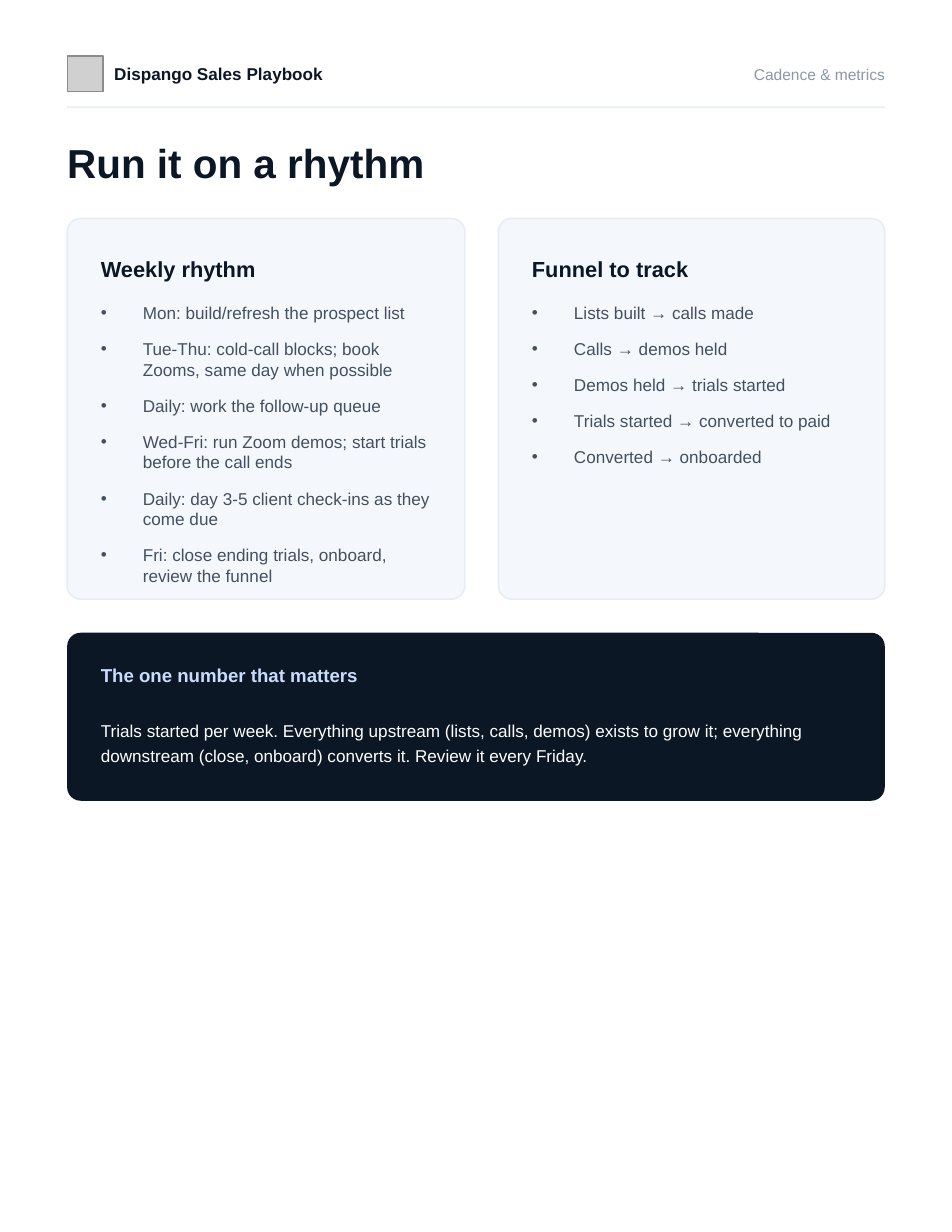
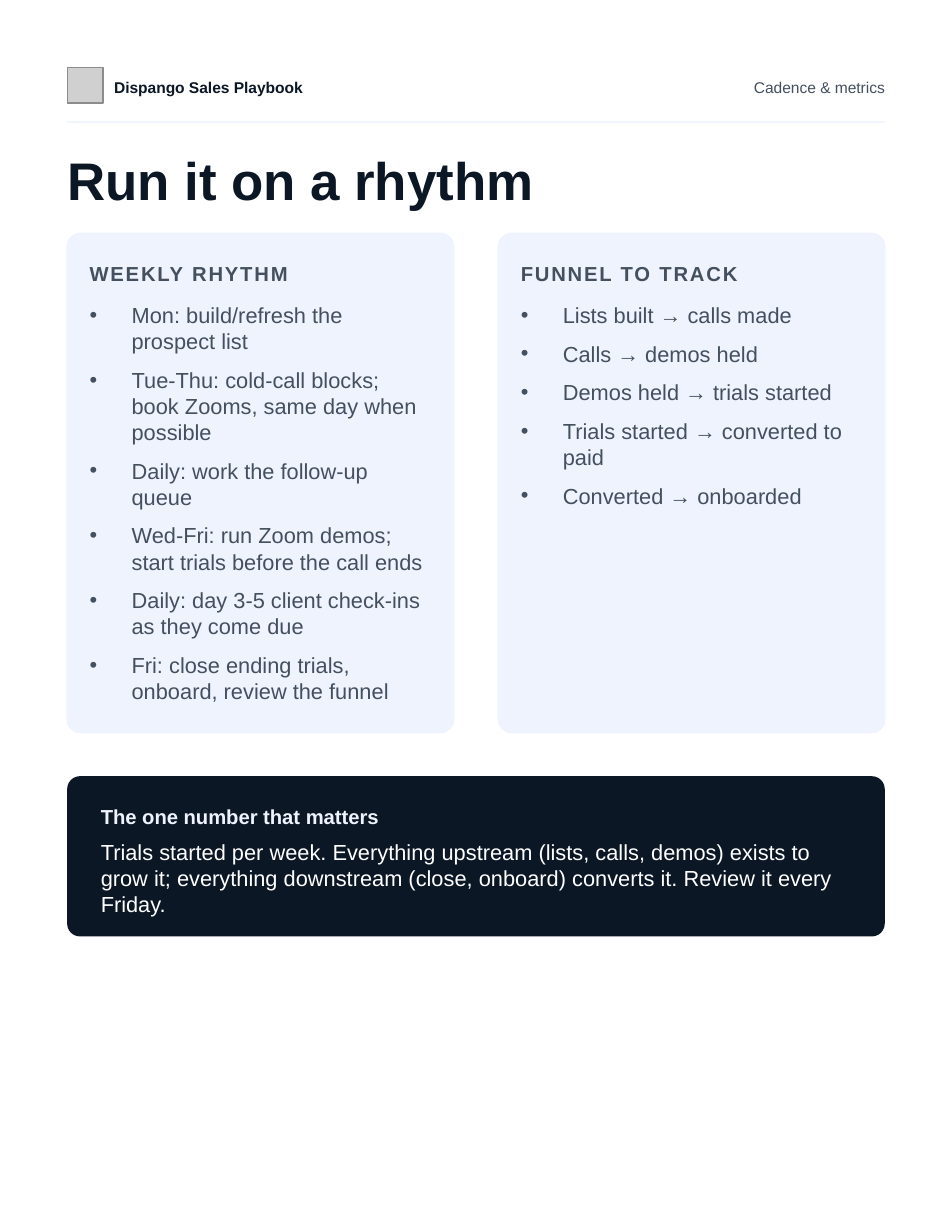
Before and after one commit to miguelangelsegura/mj-locksmith-webhook, a slide deck: slide 9 of sales/Dispango-sales-playbook.pptx. Drawn at 952x1232 pixels with LibreOffice and Linux fonts; fonts in the diff are those of the drawing; grey boxes stand for pictures. Boxes give left, top, right and bottom in pixels: in the first picture for what was removed or moved away, otherwise in the second. Text is boxed around its words. In the diff, an @@ line names an element or a change of style, - is before the commit and + after.

```diff
--- a/sales/Dispango-sales-playbook.pptx
+++ b/sales/Dispango-sales-playbook.pptx
@@ picture: place and size @@
-picture at bbox=[67, 56, 103, 92]
+picture at bbox=[67, 67, 103, 103]
@@ text "Dispango Sales Playbook" at bbox=[114, 81, 303, 96]: size 11 to 10 pt @@
@@ text "Cadence & metrics" at bbox=[754, 81, 885, 93]: text colour #8A97A8 to #44505F @@
@@ 2 texts, 1 rectangle: place and size @@
-2 texts, 1 rectangle at bbox=[67, 67, 885, 108]
+2 texts, 1 rectangle at bbox=[67, 81, 885, 122]
@@ text "Run it on a rhythm": place and size @@
-text "Run it on a rhythm" at bbox=[67, 148, 424, 186]
+text "Run it on a rhythm" at bbox=[67, 161, 533, 210]
@@ text "Run it on a rhythm" at bbox=[67, 161, 533, 210]: size 26 to 34 pt @@
@@ rectangle at bbox=[67, 121, 885, 122]: fill #E7EDF6 to #EEF3FE @@
@@ rounded rectangle at bbox=[67, 233, 454, 732]: fill #F4F8FD to #EEF3FE; outline #E7EDF6 1 pt to #EEF3FE 1 pt @@
@@ rounded rectangle: place and size @@
-rounded rectangle at bbox=[67, 218, 465, 599]
+rounded rectangle at bbox=[67, 233, 454, 732]
@@ rounded rectangle: place and size @@
-rounded rectangle at bbox=[498, 218, 885, 599]
+rounded rectangle at bbox=[498, 233, 885, 732]
@@ rounded rectangle at bbox=[498, 233, 885, 732]: fill #F4F8FD to #EEF3FE; outline #E7EDF6 1 pt to #EEF3FE 1 pt @@
@@ text at bbox=[90, 267, 288, 281]: text changed; size 14 to 13 pt; text colour #0C1726 to #44505F @@
-Weekly rhythm
+WEEKLY RHYTHM
@@ text at bbox=[521, 267, 737, 281]: text changed; size 14 to 13 pt; text colour #0C1726 to #44505F @@
-Funnel to track
+FUNNEL TO TRACK
@@ text "Mon: build/refresh the prospect list" at bbox=[132, 307, 422, 702]: size 11 to 14 pt; line spacing 1 to 16.8pt; less space between paragraphs @@
@@ text "Mon: build/refresh the prospect list": place and size @@
-text "Mon: build/refresh the prospect list" at bbox=[143, 306, 429, 582]
+text "Mon: build/refresh the prospect list" at bbox=[132, 307, 422, 702]
@@ text "Lists built → calls made": place and size @@
-text "Lists built → calls made" at bbox=[574, 306, 830, 463]
+text "Lists built → calls made" at bbox=[563, 307, 842, 504]
@@ text "Lists built → calls made" at bbox=[563, 307, 842, 504]: size 11 to 14 pt; line spacing 1 to 16.8pt; less space between paragraphs @@
@@ rounded rectangle: place and size @@
-rounded rectangle at bbox=[67, 633, 885, 801]
+rounded rectangle at bbox=[67, 776, 885, 936]
@@ text "The one number that matters": place and size @@
-text "The one number that matters" at bbox=[101, 668, 357, 682]
+text "The one number that matters" at bbox=[101, 809, 379, 824]
@@ text "The one number that matters" at bbox=[101, 809, 379, 824]: size 12 to 13 pt, text colour #CADCFC to #EEF3FE @@
@@ text "Trials started per week. Everything ...": place and size @@
-text "Trials started per week. Everything ..." at bbox=[101, 724, 802, 766]
+text "Trials started per week. Everything ..." at bbox=[101, 844, 831, 917]
@@ text "Trials started per week. Everything ..." at bbox=[101, 844, 831, 917]: size 11 to 14 pt; line spacing 1.2 to 16.8pt; more space between paragraphs @@
```
Also in this commit, not shown: 8 other slides changed, 1 other file.
